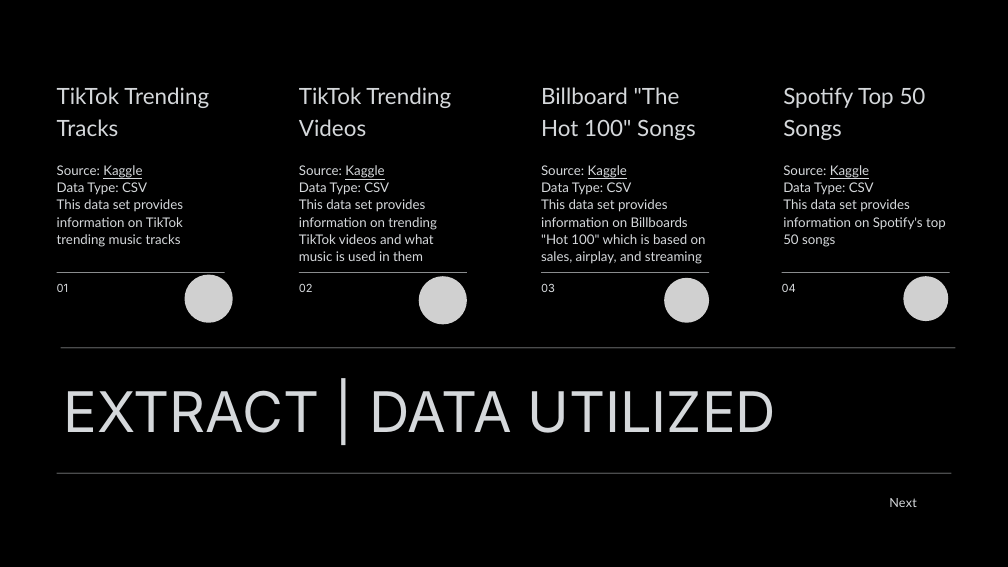
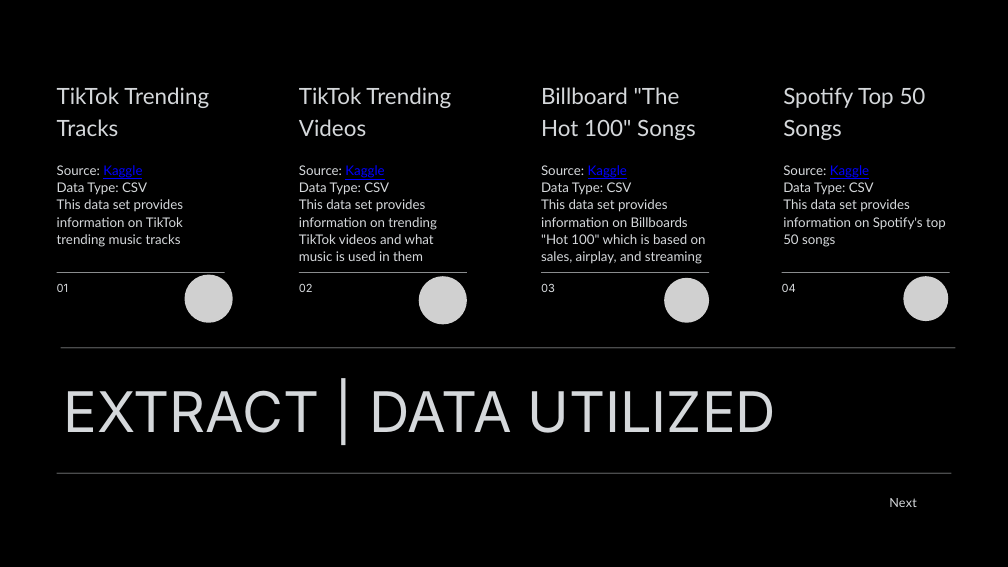
Before and after one commit to Ehurst224/ETL_Tik_Tok_Trend, a slide deck: slide 2 of Technical Report/TikTok Trends & Top Songs.pptx. Drawn at 1008x567 pixels with LibreOffice and Linux fonts; fonts in the diff are those of the drawing; grey boxes stand for pictures; background and template pictures are left out. Boxes give left, top, right and bottom in pixels: in the first picture for what was removed or moved away, otherwise in the second. Text is boxed around its words. In the diff, an @@ line names an element or a change of style, - is before the commit and + after.

```diff
--- a/Technical Report/TikTok Trends & Top Songs.pptx
+++ b/Technical Report/TikTok Trends & Top Songs.pptx
@@ text at (x1=57, y1=165, x2=142, y2=178): text colour #D5D8DB to #0000FF in "Kaggle" @@
@@ text at (x1=299, y1=165, x2=384, y2=178): text colour #D5D8DB to #0000FF in "Kaggle" @@
@@ text at (x1=541, y1=165, x2=627, y2=178): text colour #D5D8DB to #0000FF in "Kaggle" @@
@@ text at (x1=783, y1=165, x2=869, y2=178): text colour #D5D8DB to #0000FF in "Kaggle" @@
```
